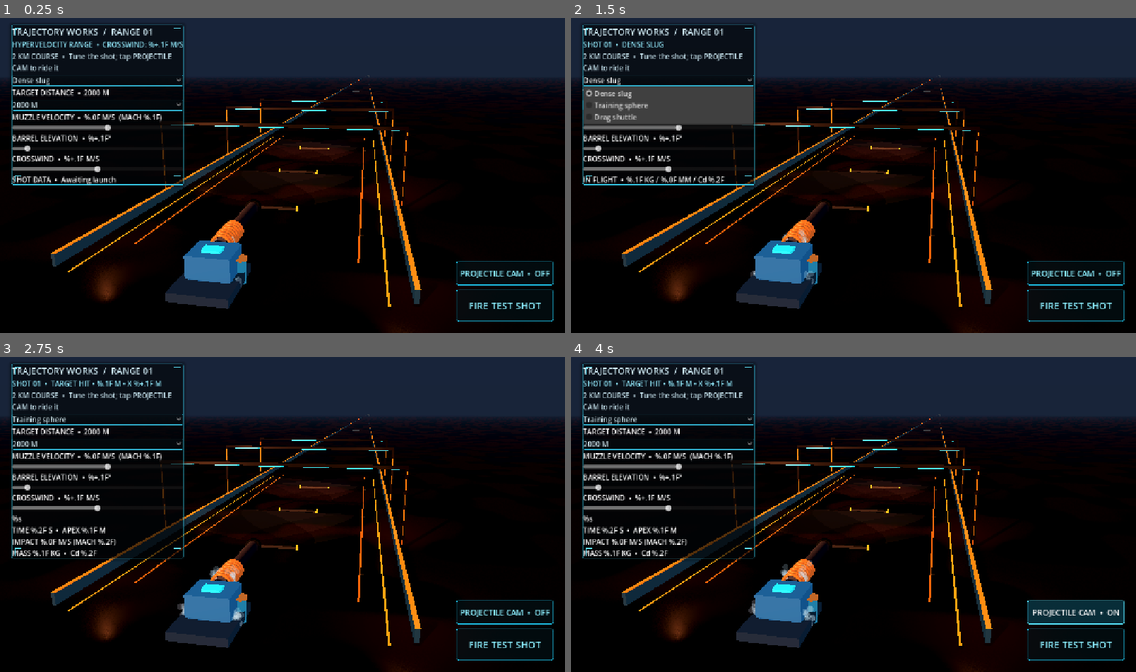
Above: before the commit, frames 1-4 (two rows, left to right).
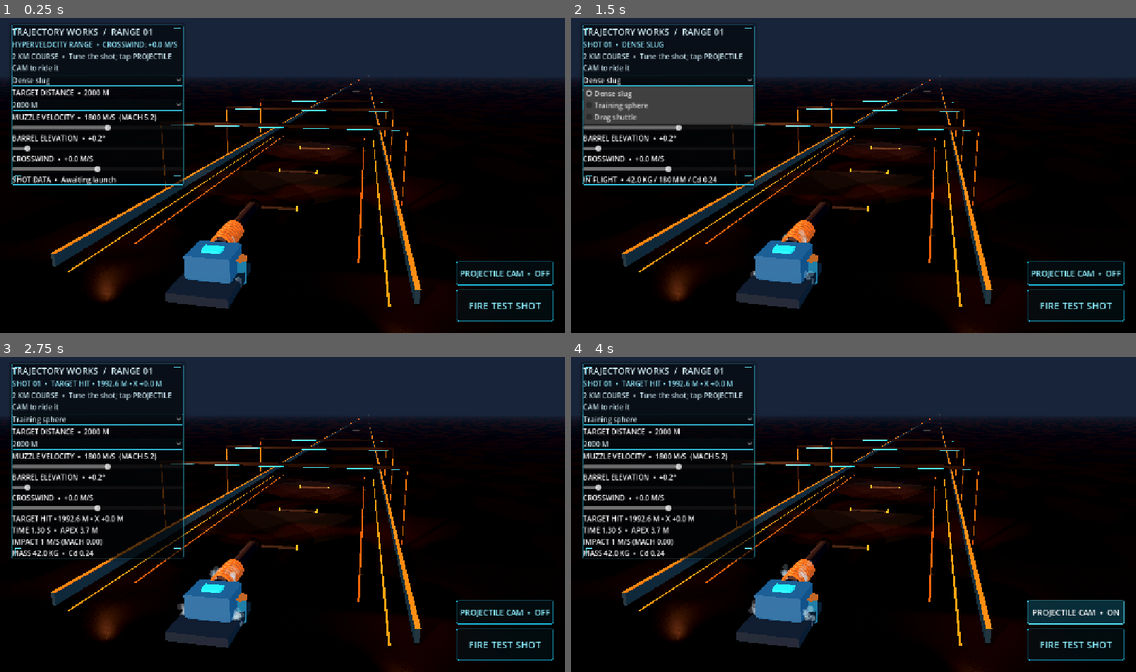
Above: after the commit, the same moments.

Repository: tpylman90-ctrl/Trajectory-Works
Game: Godot game, scene res://scenes/range.tscn
Two runs of this game, one before a commit and one after it. Both use one fixed random seed, a clock stepped at 60 frames per second and the inputs below.
Inputs:
- Up to frame 1 (0.25 s): no input
- Up to frame 2 (1.5 s): click "FIRE TEST SHOT" at 0.5 s; click "Dense slug" at 1.25 s
- Up to frame 3 (2.75 s): click "2000 M" at 2 s
- Up to frame 4 (4 s): click "Training sphere" at 2.75 s; click "PROJECTILE CAM • OFF" at 3.5 s

The runs differ from the first frame. In frame 1, 0.4% of the frame differs, in the area x 11-33%, y 7-46%; in frame 2, 0.4%; in frame 3, 1.2%, in the area x 2-29%, y 7-64%; in frame 4, 1.2%.

Commit message:
Restore cannon model and support long flight shots

Diff:
--- a/scripts/range.gd
+++ b/scripts/range.gd
@@ -3,6 +3,8 @@
 const RANGE_LENGTH := 2000.0
 const AIR_DENSITY := 1.225
 const SEA_LEVEL_SOUND_SPEED := 343.0
+const MAX_SHOT_FLIGHT_TIME := 900.0
+const MAX_SHOT_TRAVEL := 2500000.0
 const PROJECTILE_TYPES := [
 	{"name": "Dense slug", "mass": 42.0, "diameter": 0.18, "cd": 0.24, "shape": "slug", "length": 0.54, "color": Color(0.67, 0.78, 0.83)},
 	{"name": "Training sphere", "mass": 24.0, "diameter": 0.20, "cd": 0.47, "shape": "sphere", "length": 0.20, "color": Color(0.86, 0.90, 0.88)},
@@ -36,6 +38,8 @@
 var active_shots: Dictionary = {}
 var barrel_pivot: Node3D
 var ground_visual: MeshInstance3D
+var ground_mesh: PlaneMesh
+var ground_render_size := 100000.0
 var ground_home := Vector3(0.0, -0.12, 0.0)
 
 
@@ -143,7 +147,7 @@
 
 	ground_visual = MeshInstance3D.new()
 	ground_visual.name = "Projectile-following render ground"
-	var ground_mesh := PlaneMesh.new()
+	ground_mesh = PlaneMesh.new()
 	# One large shader-driven tile follows the projectile so the horizon never exposes a board edge.
 	ground_mesh.size = Vector2(100000.0, 100000.0)
 	ground_visual.mesh = ground_mesh
@@ -155,7 +159,7 @@
 	ground_body.position = Vector3(0.0, -0.12, 0.0)
 	var ground_collision := CollisionShape3D.new()
 	var ground_shape := BoxShape3D.new()
-	ground_shape.size = Vector3(100000.0, 0.2, 100000.0)
+	ground_shape.size = Vector3(5000000.0, 0.2, 5000000.0)
 	ground_collision.shape = ground_shape
 	ground_body.add_child(ground_collision)
 	add_child(ground_body)
@@ -169,6 +173,10 @@
 		var packed := load(glb_path) as PackedScene
 		if packed != null:
 			var imported := packed.instantiate() as Node3D
+			# The Blender GLB arrives with its long axis on local Y; rotate it onto Godot's -Z firing axis.
+			imported.rotation.x = -PI * 0.5
+			# Compress only the imported vertical axis to keep the armored receiver at believable scale.
+			imported.scale.z = 0.5
 			imported.position.y = 0.385
 			add_child(imported)
 			barrel_pivot = imported.find_child("ElevationPivot", true, false) as Node3D
@@ -180,7 +188,11 @@
 				var bounds := AABB(mesh_points[0], Vector3.ZERO)
 				for point in mesh_points:
 					bounds = bounds.expand(point)
-				var looks_like_cannon := bounds.size.y > 0.8 and bounds.size.y < 3.2 and bounds.size.z > 6.0 and bounds.position.z < -5.5 and bounds.end.z > 1.0 and bounds.position.y > -0.8 and bounds.end.y < 3.5
+				# Rest the generated skid on the launch deck after its axis correction.
+				var ground_lift := 0.385 - bounds.position.y
+				imported.position.y += ground_lift
+				bounds.position += Vector3(0.0, ground_lift, 0.0)
+				var looks_like_cannon := bounds.size.x > 1.5 and bounds.size.x < 4.0 and bounds.size.y > 0.9 and bounds.size.y < 3.2 and bounds.size.z > 6.0 and bounds.size.z < 10.0 and bounds.position.z < -5.5
 				if looks_like_cannon:
 					print("Using Blender cannon; imported bounds: ", bounds)
 					return
@@ -616,6 +628,8 @@
 	# Keep the chase view attached to the shot without pitching straight into empty sky.
 	# A slight downward bias preserves the course and horizon while the projectile remains in frame.
 	var view_forward := Vector3(forward.x, clampf(forward.y * 0.34 - 0.08, -0.35, 0.18), forward.z).normalized()
+	var altitude := maxf(projectile.global_position.y, 0.0)
+	camera.far = clampf(110000.0 + altitude * 24.0, 110000.0, 15000000.0)
 	camera.fov = 72.0
 	camera.global_position = projectile.global_position - forward * 1.8 + Vector3.UP * 0.58
 	camera.look_at(projectile.global_position + view_forward * 35.0, Vector3.UP)
@@ -633,21 +647,21 @@
 
 func _on_speed_changed(value: float) -> void:
 	if is_instance_valid(speed_value_label):
-		speed_value_label.text = "MUZZLE VELOCITY  •  %.0F M/S  (MACH %.1F)" % [value, value / SEA_LEVEL_SOUND_SPEED]
+		speed_value_label.text = "MUZZLE VELOCITY  •  %0.0f M/S  (MACH %0.1f)" % [value, value / SEA_LEVEL_SOUND_SPEED]
 
 
 func _on_elevation_changed(value: float) -> void:
 	if is_instance_valid(elevation_value_label):
-		elevation_value_label.text = "BARREL ELEVATION  •  %+.1F°" % value
+		elevation_value_label.text = "BARREL ELEVATION  •  %+0.1f°" % value
 	if is_instance_valid(barrel_pivot):
 		barrel_pivot.rotation.x = deg_to_rad(value)
 
 
 func _on_wind_changed(value: float) -> void:
 	if is_instance_valid(wind_value_label):
-		wind_value_label.text = "CROSSWIND  •  %+.1F M/S" % value
+		wind_value_label.text = "CROSSWIND  •  %+0.1f M/S" % value
 	if is_instance_valid(status_label):
-		status_label.text = "HYPERVELOCITY RANGE  •  CROSSWIND: %+.1F M/S" % value
+		status_label.text = "HYPERVELOCITY RANGE  •  CROSSWIND: %+0.1f M/S" % value
 
 
 func _unhandled_input(event: InputEvent) -> void:
@@ -754,8 +768,8 @@
 	projectile.set_meta("design", design)
 	projectile.set_meta("wind_x", wind_slider.value)
 	active_shots[projectile.get_instance_id()] = {"body": projectile, "number": shot_count, "time": 0.0, "max_height": projectile.global_position.y, "origin": projectile.global_position, "design": design}
-	analysis_label.text = "IN FLIGHT  •  %.1F KG / %.0F MM / Cd %.2F" % [design.mass, design.diameter * 1000.0, design.cd]
-	get_tree().create_timer(20.0).timeout.connect(func(): _remove_projectile(projectile))
+	analysis_label.text = "IN FLIGHT  •  %0.1f KG / %0.0f MM / Cd %0.2f" % [design.mass, design.diameter * 1000.0, design.cd]
+	# Shots remain active until impact; the long failsafe only cleans up runaway bodies.
 
 
 func _physics_process(delta: float) -> void:
@@ -797,9 +811,16 @@
 		if projectile == followed_projectile:
 			if is_instance_valid(ground_visual):
 				ground_visual.global_position = Vector3(projectile.global_position.x, ground_home.y, projectile.global_position.z)
+				var desired_ground_size := clampf(maxf(100000.0, projectile.global_position.y * 24.0), 100000.0, 12000000.0)
+				if absf(desired_ground_size - ground_render_size) > ground_render_size * 0.08:
+					ground_render_size = desired_ground_size
+					ground_mesh.size = Vector2(ground_render_size, ground_render_size)
 			_update_projectile_camera(projectile)
 		shot.time = float(shot.time) + delta
 		shot.max_height = maxf(float(shot.max_height), projectile.global_position.y)
+		if shot.time >= MAX_SHOT_FLIGHT_TIME or projectile.global_position.distance_squared_to(shot.origin) >= MAX_SHOT_TRAVEL * MAX_SHOT_TRAVEL:
+			_remove_projectile(projectile)
+			continue
 		active_shots[shot_id] = shot
 
 
@@ -809,12 +830,12 @@
 		return
 	var shot: Dictionary = active_shots[shot_id]
 	var displacement: Vector3 = projectile.global_position - shot.origin
-	var result := "IMPACT • %.1F M • X %+.1F M" % [-displacement.z, displacement.x]
+	var result := "IMPACT • %0.1f M • X %+0.1f M" % [-displacement.z, displacement.x]
 	if body.is_in_group("range_targets"):
-		result = "TARGET HIT • %.1F M • X %+.1F M" % [-displacement.z, displacement.x]
+		result = "TARGET HIT • %0.1f M • X %+0.1f M" % [-displacement.z, displacement.x]
 	status_label.text = "SHOT %02d  •  %s" % [shot.number, result]
 	var impact_speed := projectile.linear_velocity.length()
-	analysis_label.text = "%s\nTIME %.2F S  •  APEX %.1F M\nIMPACT %.0F M/S (MACH %.2F)\nMASS %.1F KG  •  Cd %.2F" % [result, shot.time, shot.max_height, impact_speed, impact_speed / SEA_LEVEL_SOUND_SPEED, shot.design.mass, shot.design.cd]
+	analysis_label.text = "%s\nTIME %0.2f S  •  APEX %0.1f M\nIMPACT %0.0f M/S (MACH %0.2f)\nMASS %0.1f KG  •  Cd %0.2f" % [result, shot.time, shot.max_height, impact_speed, impact_speed / SEA_LEVEL_SOUND_SPEED, shot.design.mass, shot.design.cd]
 	active_shots.erase(shot_id)
 	if projectile == followed_projectile:
 		_toggle_projectile_camera()
